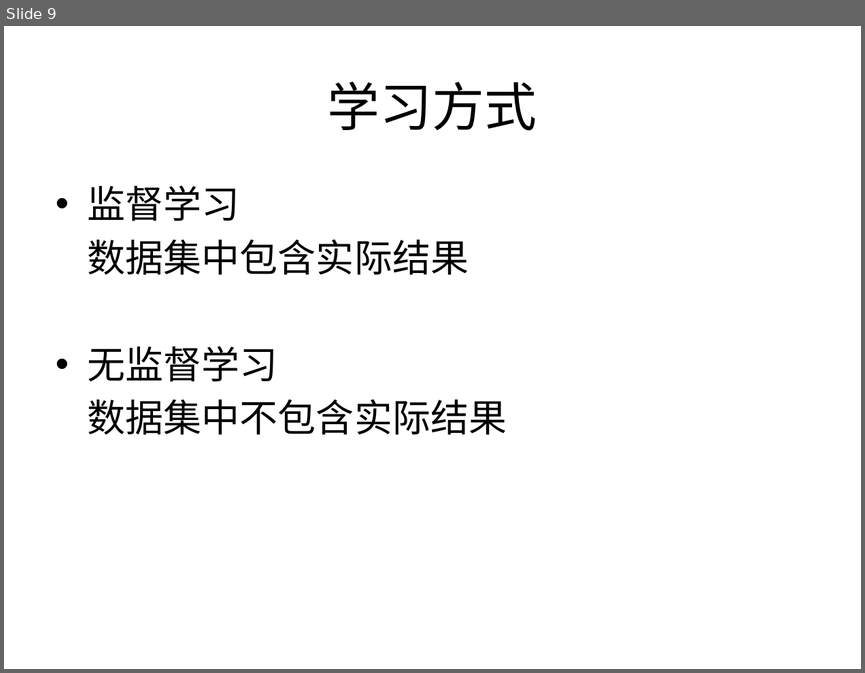
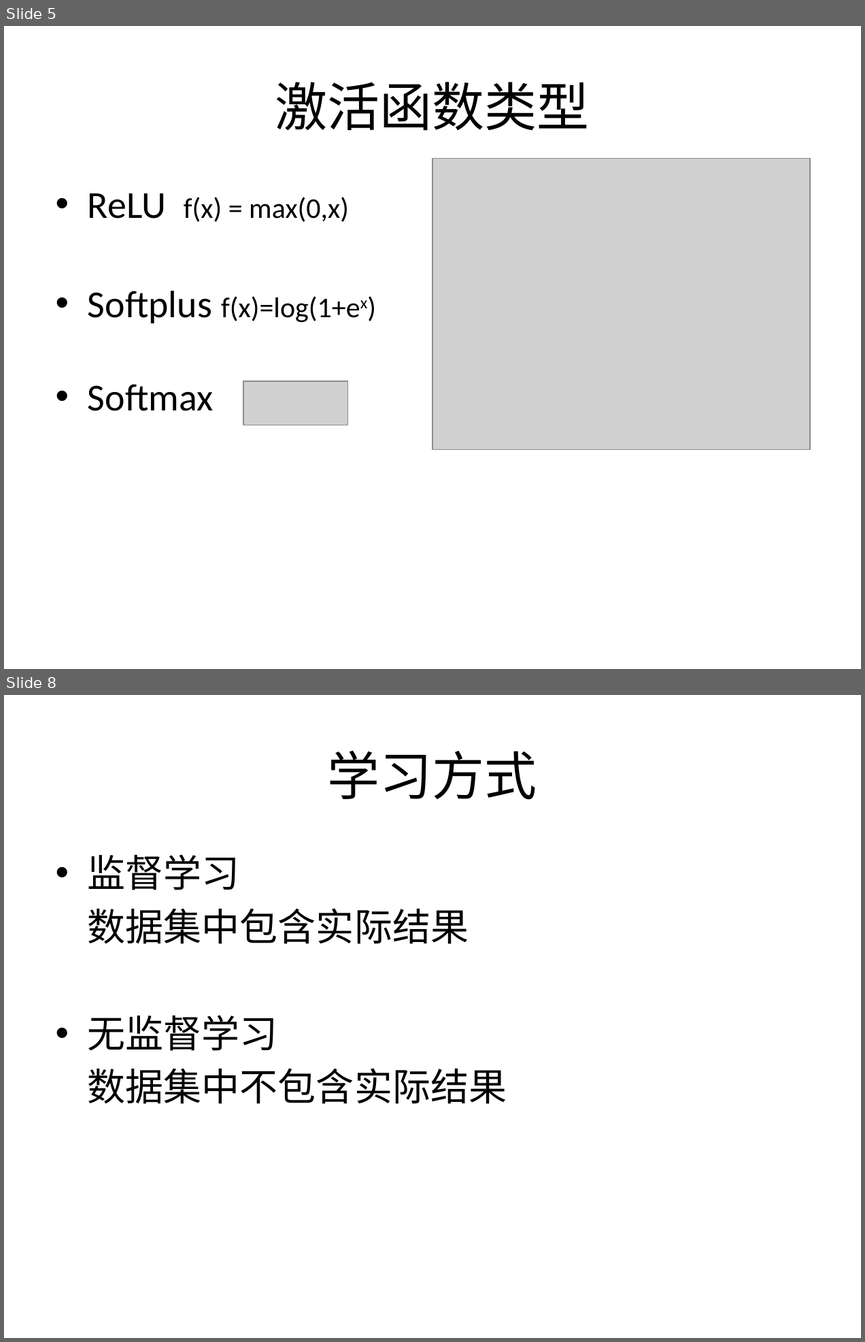
Before and after one commit to wangbin5/samples, a slide deck: docs/神经元网络.pptx. Shown one above the other, each under a label of ours: slide 9 before the commit, slides 5 and 8 after it; the slides between them are not shown. The pictures are 865x673 and 865x1342 pixels, drawn with LibreOffice and Linux fonts; fonts in the diff are those of the drawing; grey boxes stand for pictures. Boxes give left, top, right and bottom in pixels: in the first picture for what was removed or moved away, otherwise in the second. Text is boxed around its words. In the diff, an @@ line names an element or a change of style, - is before the commit and + after.

```diff
--- a/docs/神经元网络.pptx
+++ b/docs/神经元网络.pptx
@@ slide 5 added at <box>4,26,861,669</box>, background #FFFFFF @@
@@ title added at <box>275,82,589,130</box>, 44 pt, text #000000 @@
+激活函数类型
@@ picture added at <box>432,159,810,450</box> @@
@@ text added at <box>88,193,360,411</box>, 24 pt, text #000000 @@
+• ReLU f(x) = max(0,x)
+• Softplus f(x)=log(1+ex)
+• Softmax
@@ picture added at <box>244,381,349,424</box> @@
@@ what was slide 9 is now slide 8 @@
```
Also in this commit, not shown: 7 slides changed, 7 other slides added, 12 slides removed, 19 other files.
